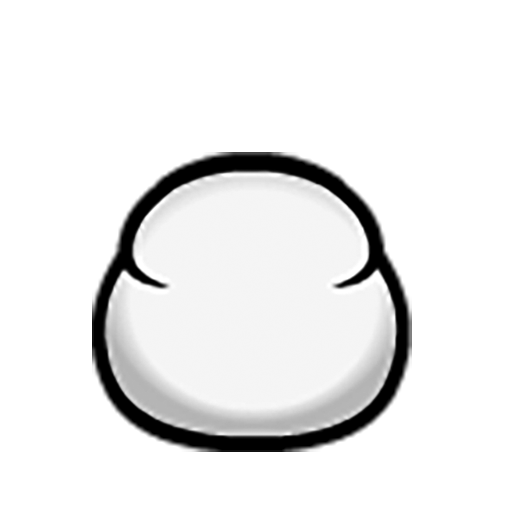
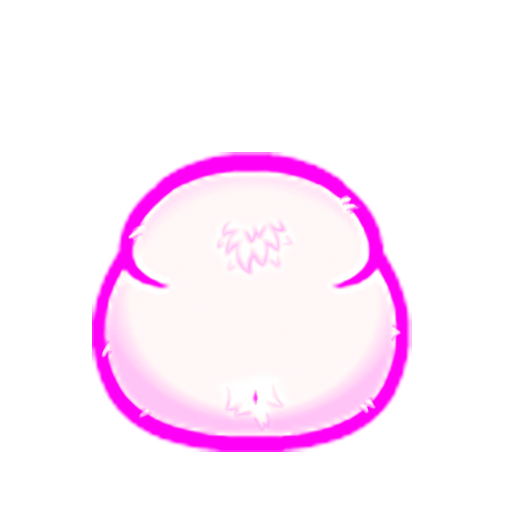
Layer changes from the first 512×512 image to the second:
added group "Base coat" (lighten) with 5 layers above "white bg" over bbox(92, 152, 412, 452)
added layer "Layer 3" in group "Base coat" over bbox(101, 192, 402, 421)
added layer "Layer 1" in group "Base coat" over bbox(205, 212, 305, 282)
added layer "Layer 2" in group "Base coat" over bbox(212, 369, 298, 439)
added layer "Naked_Fat_south copy" in group "Base coat" over bbox(92, 152, 412, 452)
hid "Naked_Fat_south", moved it into group "Base coat", painted on it over bbox(92, 152, 412, 452)
hid "white bg" over bbox(92, 152, 412, 452)